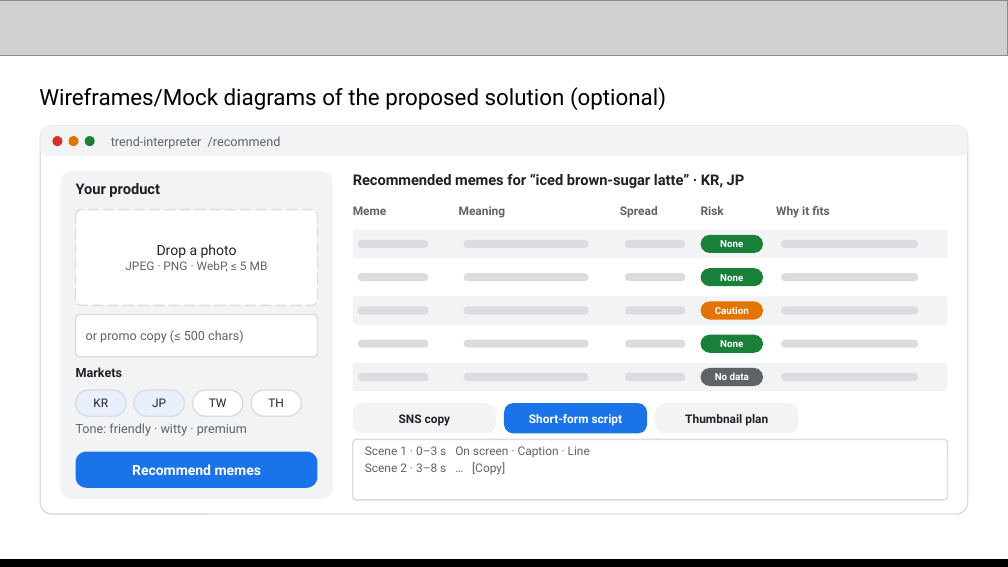
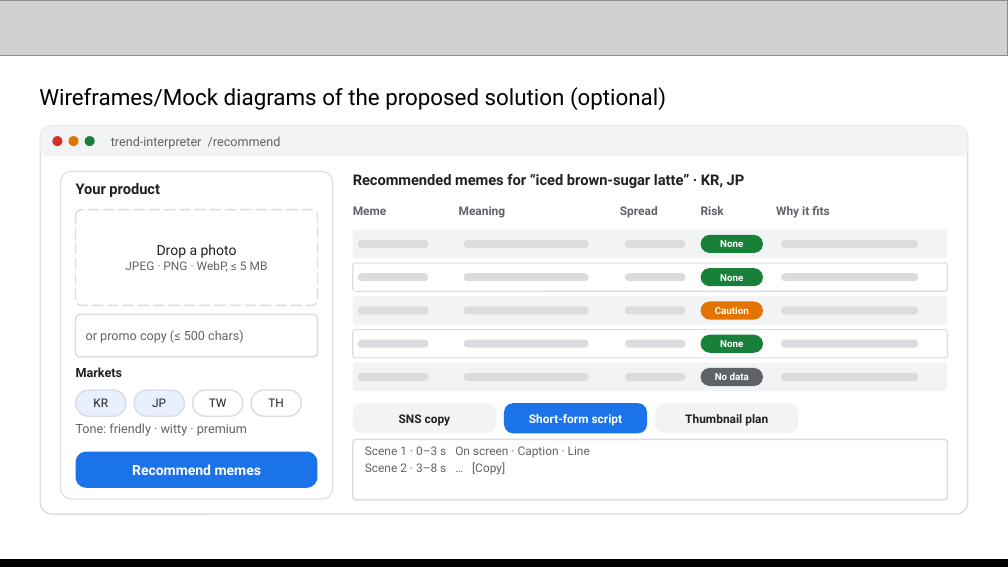
Before and after one commit to Sihyeon-Ji/trend-interpreter, a slide deck: slide 6 of docs/대회/제출/AI-Builder-Cup-제출-초안.pptx. Drawn at 1008x567 pixels with LibreOffice and Linux fonts; fonts in the diff are those of the drawing; grey boxes stand for pictures. Boxes give left, top, right and bottom in pixels: in the first picture for what was removed or moved away, otherwise in the second. Text is boxed around its words. In the diff, an @@ line names an element or a change of style, - is before the commit and + after.

```diff
--- a/docs/대회/제출/AI-Builder-Cup-제출-초안.pptx
+++ b/docs/대회/제출/AI-Builder-Cup-제출-초안.pptx
@@ rounded rectangle at [60,171,333,499]: fill #F1F3F4 to #FFFFFF; outline none to #DADCE0 0.75 pt @@
@@ rounded rectangle at [353,263,948,291]: outline none to #DADCE0 0.75 pt @@
@@ rounded rectangle at [353,330,948,358]: outline none to #DADCE0 0.75 pt @@
```
Also in this commit, not shown: 13 other slides changed.
